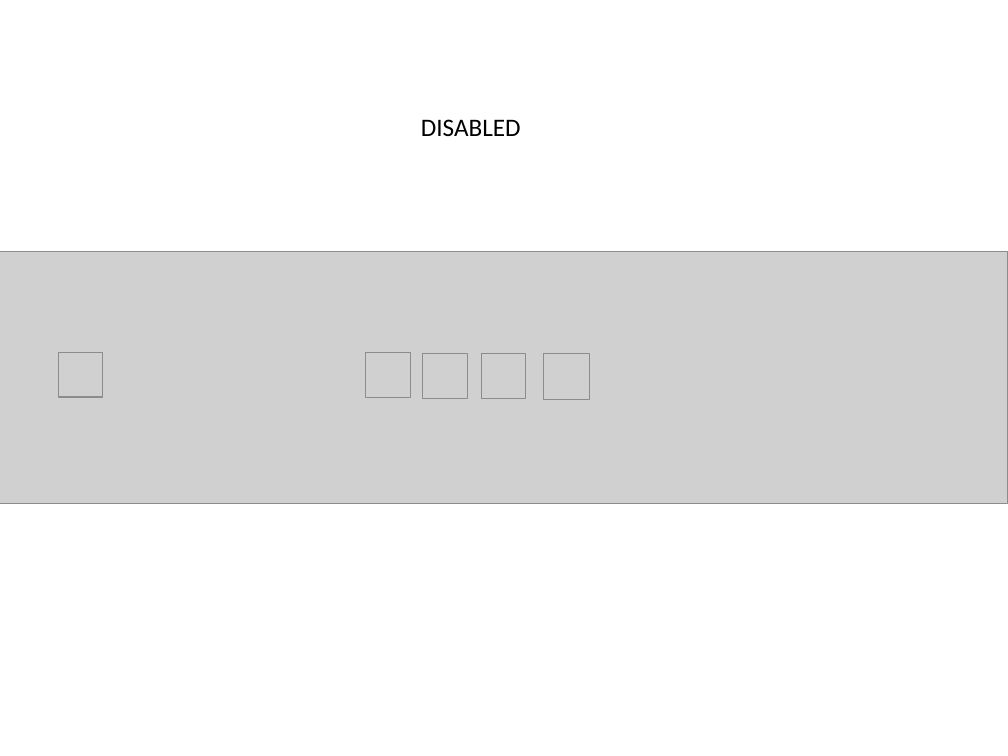
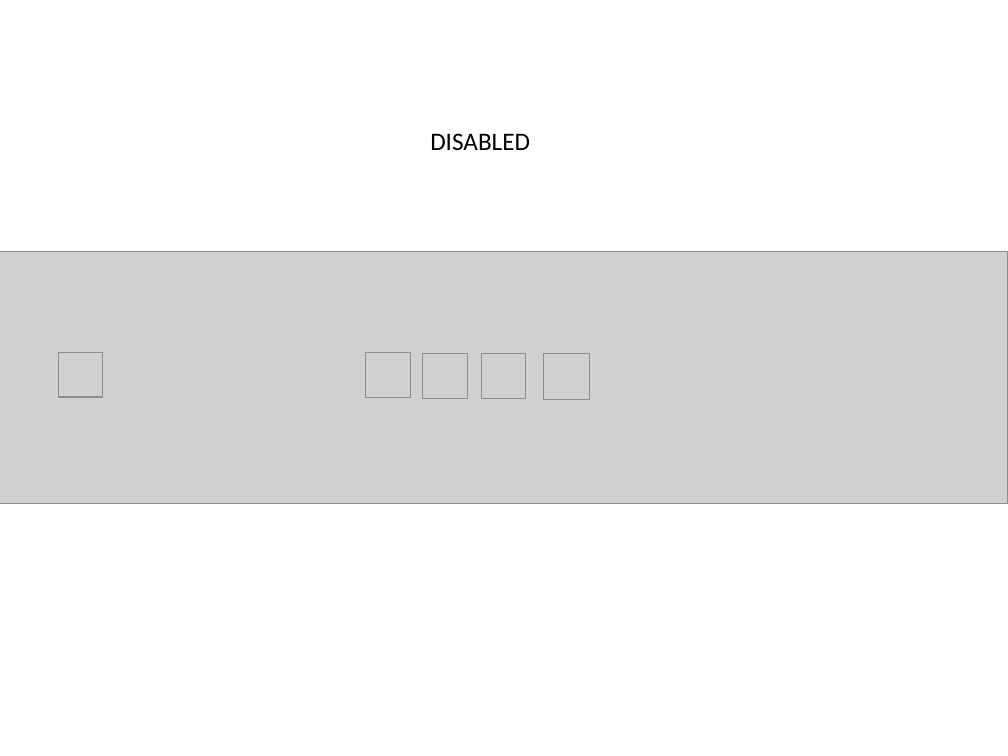
Before and after one commit to etayki/heyDude, a slide deck: slide 3 of GraphicDesign.pptx. Drawn at 1008x756 pixels with LibreOffice and Linux fonts; fonts in the diff are those of the drawing; grey boxes stand for pictures. Boxes give left, top, right and bottom in pixels: in the first picture for what was removed or moved away, otherwise in the second. Text is boxed around its words. In the diff, an @@ line names an element or a change of style, - is before the commit and + after.

```diff
--- a/GraphicDesign.pptx
+++ b/GraphicDesign.pptx
@@ text "DISABLED" moved from (x1=421, y1=119, x2=521, y2=136) to (x1=430, y1=133, x2=530, y2=150) @@
```
Also in this commit, not shown: 2 other slides changed, 1 slide added, 1 slide removed.
